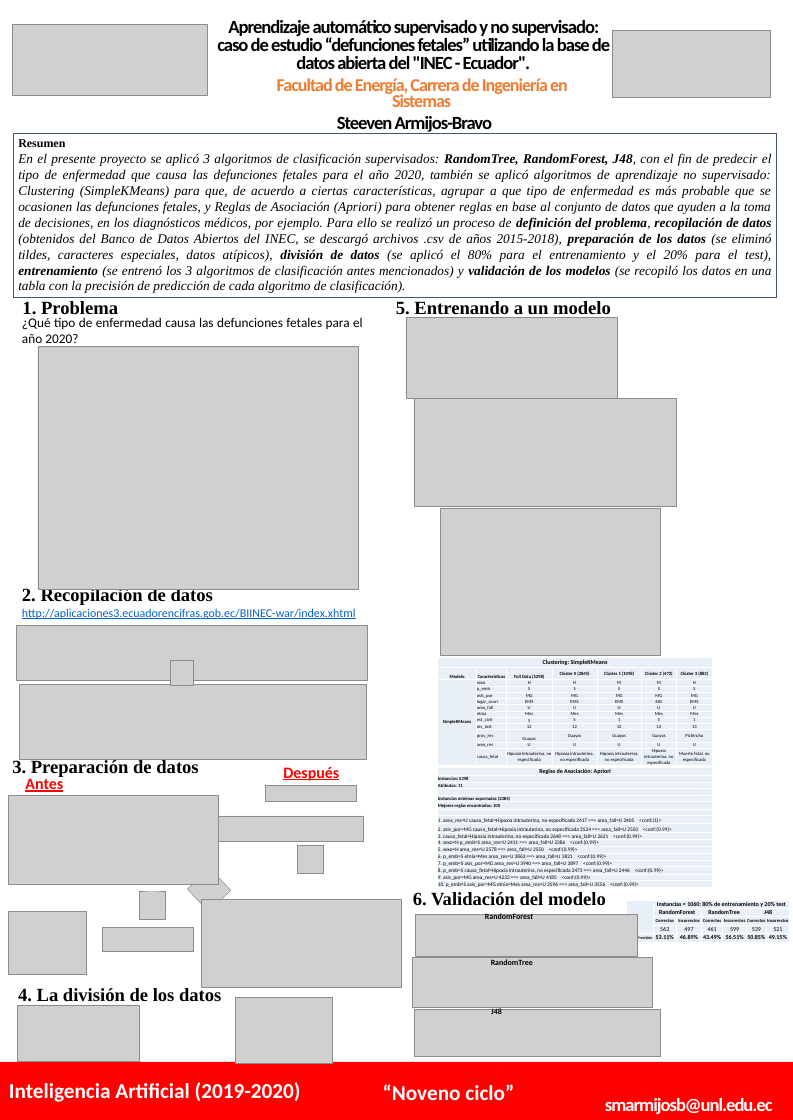
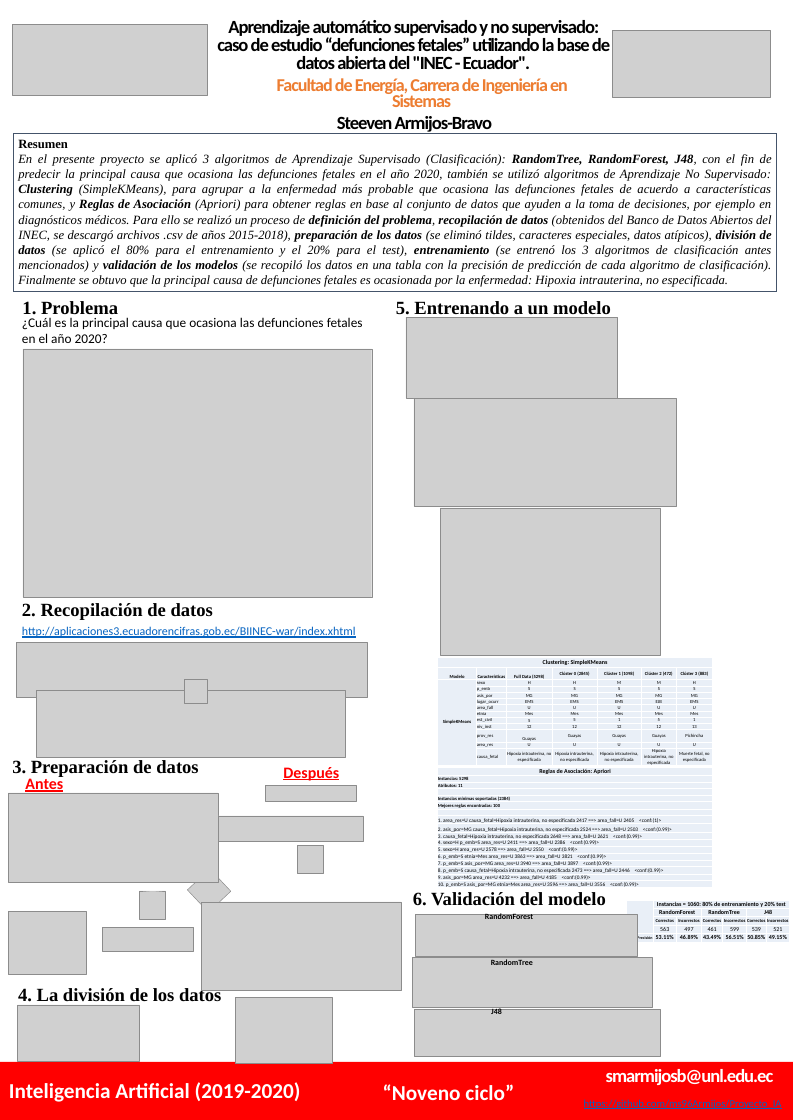
Before and after one commit to ms96Armijos/Proyecto_IA, a slide deck: slide 1 of Plantilla Poster-A2.es.pptx. Drawn at 793x1120 pixels with LibreOffice and Linux fonts; fonts in the diff are those of the drawing; grey boxes stand for pictures; background and template pictures are left out. Boxes give left, top, right and bottom in pixels: in the first picture for what was removed or moved away, otherwise in the second. Text is boxed around its words. In the diff, an @@ line names an element or a change of style, - is before the commit and + after.

```diff
--- a/Plantilla Poster-A2.es.pptx
+++ b/Plantilla Poster-A2.es.pptx
@@ rectangle "Resumen": place and size @@
-rectangle "Resumen" at bbox=[13, 134, 776, 298]
+rectangle "Resumen" at bbox=[13, 134, 776, 292]
@@ text in rectangle at bbox=[18, 139, 68, 148]: size 18 to 19 pt in "Resumen" @@
@@ text in rectangle at bbox=[18, 154, 772, 287]: text changed; size 20 to 19 pt @@
-En el presente proyecto se aplicó 3 algoritmos de clasificación supervisados: RandomTree, RandomForest, J48, con el fin de predecir el tipo de enfermedad que causa las defunciones fetales para el año 2020, también se aplicó algoritmos de aprendizaje no supervisado: Clustering (SimpleKMeans) para que, de acuerdo a ciertas características, agrupar a que tipo de enfermedad es más probable que se ocasionen las defunciones fetales, y Reglas de Asociación (Apriori) para obtener reglas en base al conjunto de datos que ayuden a la toma de decisiones, en los diagnósticos médicos, por ejemplo. Para ello se realizó un proceso de definición del problema, recopilación de datos (obtenidos del Banco de Datos Abiertos del INEC, se descargó archivos .csv de años 2015-2018), preparación de los datos (se eliminó tildes, caracteres especiales, datos atípicos), división de datos (se aplicó el 80% para el entrenamiento y el 20% para el test), entrenamiento (se entrenó los 3 algoritmos de clasificación antes mencionados) y validación de los modelos (se recopiló los datos en una tabla con la precisión de predicción de cada algoritmo de clasificación).
+En el presente proyecto se aplicó 3 algoritmos de Aprendizaje Supervisado (Clasificación): RandomTree, RandomForest, J48, con el fin de predecir la principal causa que ocasiona las defunciones fetales en el año 2020, también se utilizó algoritmos de Aprendizaje No Supervisado: Clustering (SimpleKMeans), para agrupar a la enfermedad más probable que ocasiona las defunciones fetales de acuerdo a características comunes, y Reglas de Asociación (Apriori) para obtener reglas en base al conjunto de datos que ayuden a la toma de decisiones, por ejemplo en diagnósticos médicos. Para ello se realizó un proceso de definición del problema, recopilación de datos (obtenidos del Banco de Datos Abiertos del INEC, se descargó archivos .csv de años 2015-2018), preparación de los datos (se eliminó tildes, caracteres especiales, datos atípicos), división de datos (se aplicó el 80% para el entrenamiento y el 20% para el test), entrenamiento (se entrenó los 3 algoritmos de clasificación antes mencionados) y validación de los modelos (se recopiló los datos en una tabla con la precisión de predicción de cada algoritmo de clasificación). Finalmente se obtuvo que la principal causa de defunciones fetales es ocasionada por la enfermedad: Hipoxia intrauterina, no especificada.
@@ text at bbox=[22, 317, 363, 343]: text changed @@
-¿Qué tipo de enfermedad causa las defunciones fetales para el año 2020?
+¿Cuál es la principal causa que ocasiona las defunciones fetales en el año 2020?
@@ picture: place and size @@
-picture at bbox=[38, 346, 358, 589]
+picture at bbox=[23, 349, 372, 597]
@@ text "2. Recopilación de datos": place and size @@
-text "2. Recopilación de datos" at bbox=[22, 588, 213, 605]
+text "2. Recopilación de datos" at bbox=[22, 603, 213, 620]
@@ text "http://aplicaciones3.ecuadorencifras.gob.ec/BIINEC-war/index ...": place and size @@
-text "http://aplicaciones3.ecuadorencifras.gob.ec/BIINEC-war/index ..." at bbox=[22, 608, 356, 619]
+text "http://aplicaciones3.ecuadorencifras.gob.ec/BIINEC-war/index ..." at bbox=[22, 626, 356, 638]
@@ picture: place and size @@
-picture at bbox=[16, 625, 368, 681]
+picture at bbox=[16, 643, 368, 698]
@@ picture: place and size @@
-picture at bbox=[171, 660, 194, 685]
+picture at bbox=[185, 679, 208, 704]
@@ picture: place and size @@
-picture at bbox=[20, 684, 367, 759]
+picture at bbox=[37, 690, 345, 757]
@@ text "smarmijosb@unl.edu.ec": place and size @@
-text "smarmijosb@unl.edu.ec" at bbox=[605, 1098, 773, 1114]
+text "smarmijosb@unl.edu.ec" at bbox=[606, 1069, 774, 1085]
@@ text added at bbox=[584, 1099, 782, 1109], 16 pt, text #0563C1, underline @@
+https://github.com/ms96Armijos/Proyecto_IA
```
Also in this commit, not shown: 5 other files.
